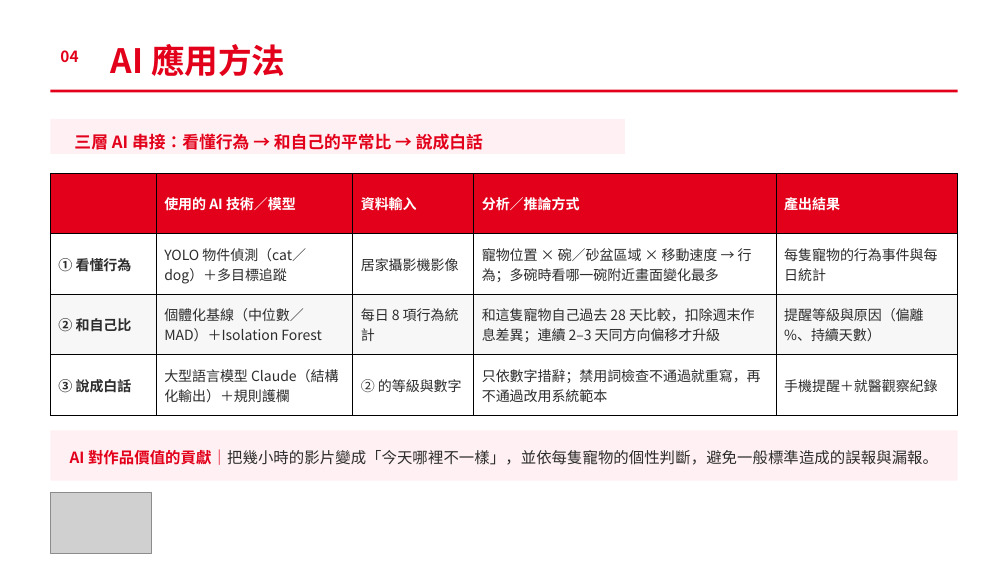
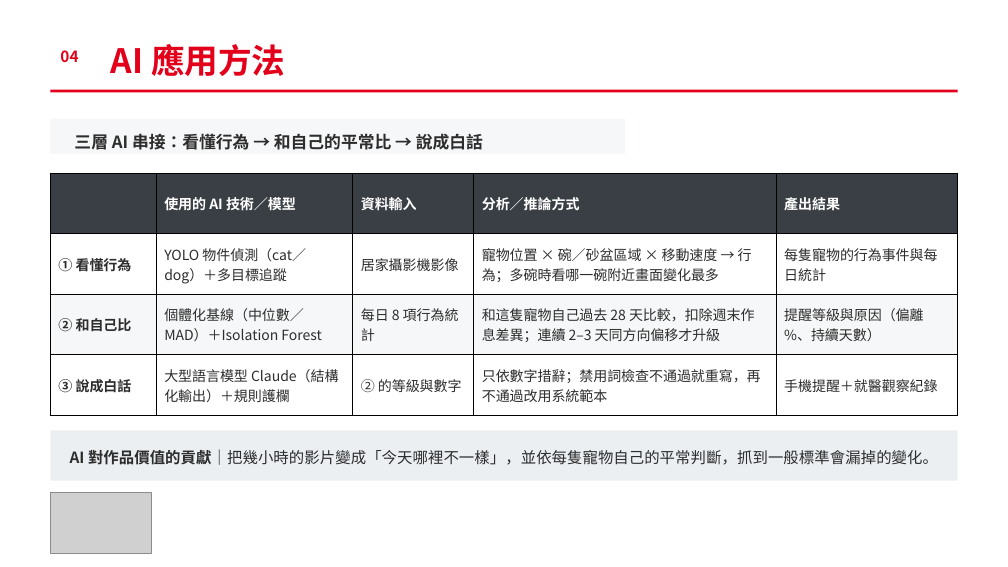
Before and after one commit to ammieliu-jpg/AI_animal, a slide deck: slide 7 of docs/proposal/PetSentinel_proposal.pptx. Drawn at 1008x567 pixels with LibreOffice and Linux fonts; fonts in the diff are those of the drawing; grey boxes stand for pictures. Boxes give left, top, right and bottom in pixels: in the first picture for what was removed or moved away, otherwise in the second. Text is boxed around its words. In the diff, an @@ line names an element or a change of style, - is before the commit and + after.

```diff
--- a/docs/proposal/PetSentinel_proposal.pptx
+++ b/docs/proposal/PetSentinel_proposal.pptx
@@ rectangle at bbox=[50, 119, 625, 154]: fill #FFF1F3 to #F6F7F8 @@
@@ text "三層 AI 串接：看懂行為 → 和自己的平常比 ..." at bbox=[74, 133, 483, 150]: text colour #E2001A to #2D2D2D @@
@@ table at bbox=[50, 173, 958, 415] @@
@@ fill #E2001A to #3A3F45 in row 1 @@
@@ fill #F7F7F7 to #F6F7F8 in row 3 @@
@@ rectangle at bbox=[50, 430, 958, 481]: fill #FFF1F3 to #ECEFF2 @@
@@ text at bbox=[70, 449, 938, 465]: text changed @@
-AI 對作品價值的貢獻｜把幾小時的影片變成「今天哪裡不一樣」，並依每隻寵物的個性判斷，避免一般標準造成的誤報與漏報。
+AI 對作品價值的貢獻｜把幾小時的影片變成「今天哪裡不一樣」，並依每隻寵物自己的平常判斷，抓到一般標準會漏掉的變化。
```
Also in this commit, not shown: 14 other slides changed, 2 other files.
